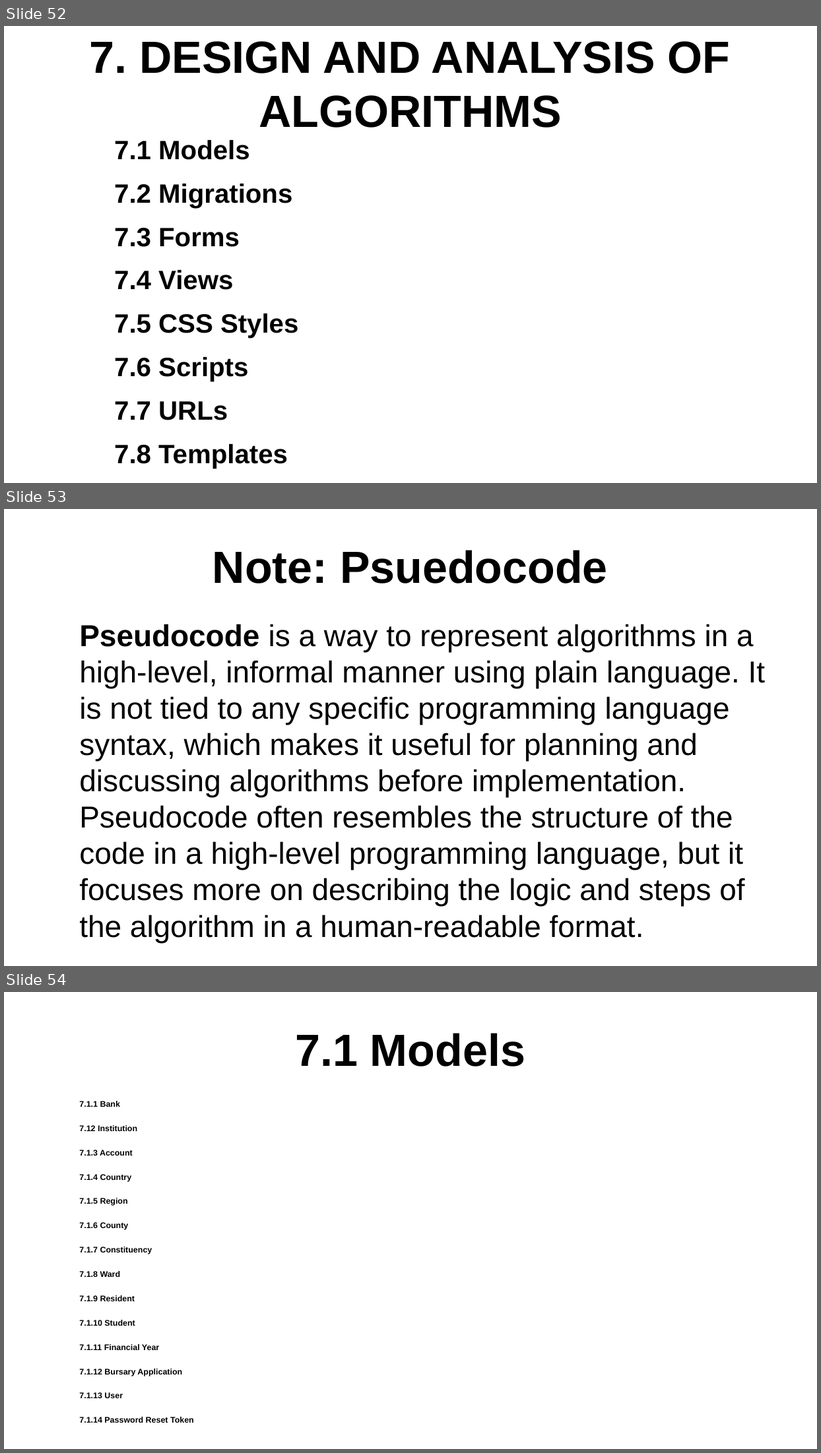
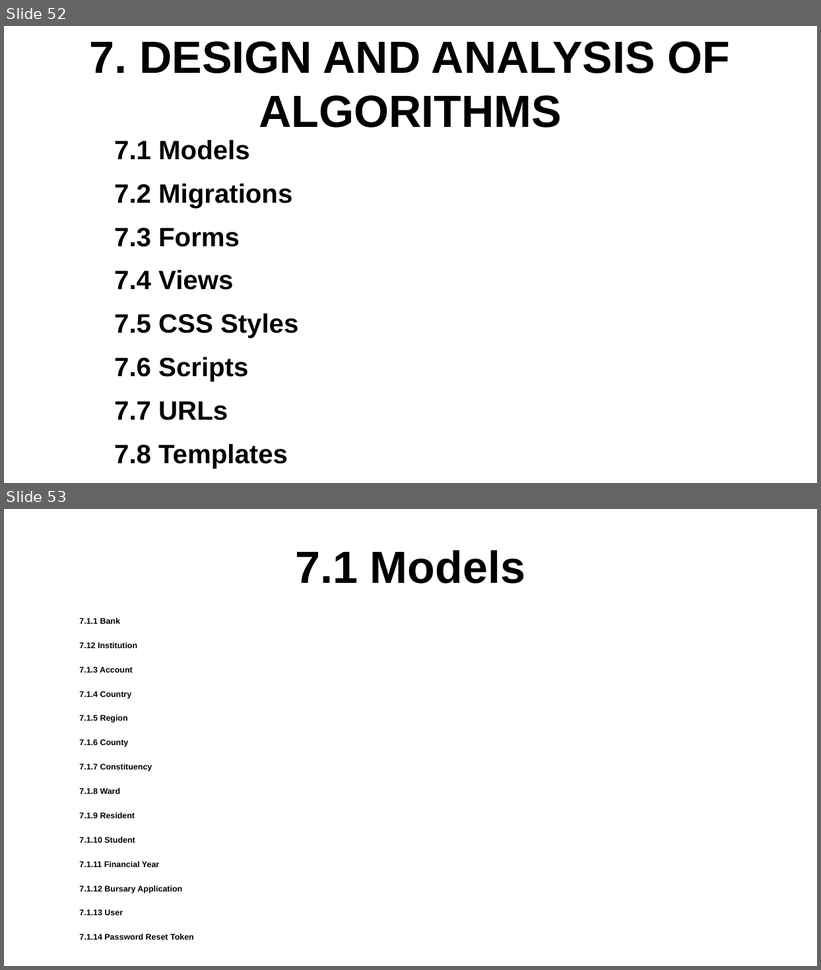
Before and after one commit to Michael-Otieno-Kasuku/Bursary, a slide deck: docs/implementation/bursary mashinani implementation full guide.odp. Shown one above the other, each under a label of ours: slides 52, 53 and 54 before the commit, slides 52 and 53 after it. The pictures are 821x1453 and 821x970 pixels, drawn with LibreOffice and Linux fonts; fonts in the diff are those of the drawing. Boxes give left, top, right and bottom in pixels: in the first picture for what was removed or moved away, otherwise in the second. Text is boxed around its words. In the diff, an @@ line names an element or a change of style, - is before the commit and + after.

```diff
--- a/docs/implementation/bursary mashinani implementation full guide.odp
+++ b/docs/implementation/bursary mashinani implementation full guide.odp
@@ slide 53 removed at (4,509,817,966), background #FFFFFF @@
@@ title removed at (213,550,608,584) @@
-Note: Psuedocode
@@ text removed at (79,624,765,943) @@
-Pseudocode is a way to represent algorithms in a high-level, informal manner using plain language. It is not tied to any specific programming language syntax, which makes it useful for planning and discussing algorithms before implementation. Pseudocode often resembles the structure of the code in a high-level programming language, but it focuses more on describing the logic and steps of the algorithm in a human-readable format.
@@ what was slide 54 is now slide 53 @@
```
Also in this commit, not shown: 22 slides changed, 1 slide added, 1 other slide removed.
